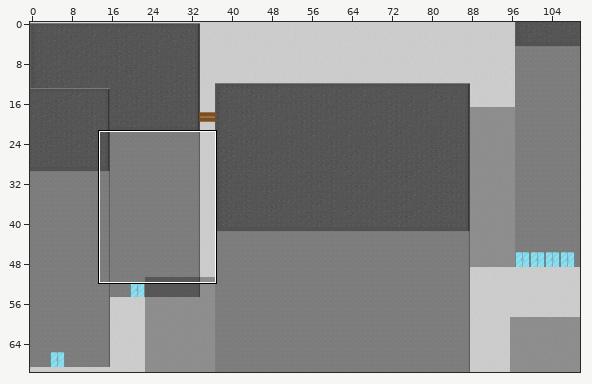
One commit to this Tiled map (JSON): main/resources/worlds/RoofTopBeginning.json. The picture above shows the old version from afar; the outline marks the close-up.
Close-up. Before the commit:
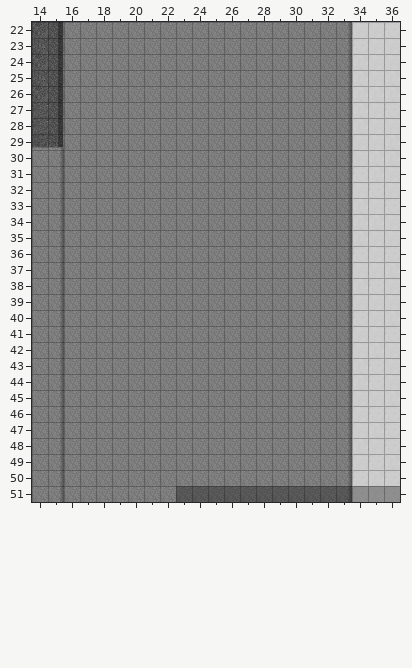
Cells are 16x16 px. Shown: x 14..36, y 22..51. The commit also changed other parts of the map, which this record leaves out.
Once edited:
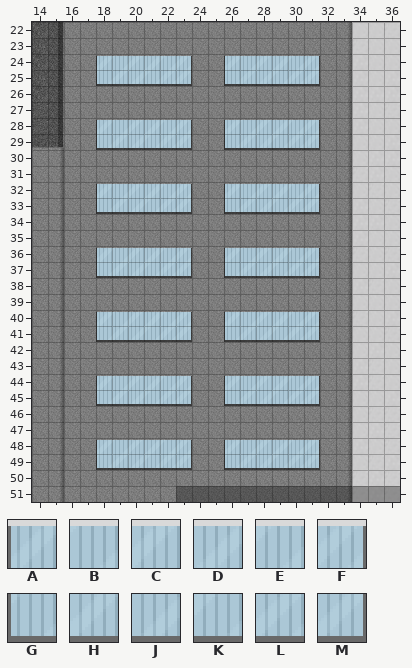
Key: from "Window6_tilesheet": A 0, B 1, C 2, D 3, E 4, F 5, G 6, H 7, J 8, K 9, L 10, M 11.
_ is an empty cell.
Tiles of an added or newly shown layer are drawn over the layers below it.
Diff:
Layer "windows" (added):
y 24: x 18..23 ______ -> ABCDEF; x 26..31 ______ -> ABCDEF
y 25: x 18..23 ______ -> GHJKLM; x 26..31 ______ -> GHJKLM
y 28: x 18..23 ______ -> ABCDEF; x 26..31 ______ -> ABCDEF
y 29: x 18..23 ______ -> GHJKLM; x 26..31 ______ -> GHJKLM
y 32: x 18..23 ______ -> ABCDEF; x 26..31 ______ -> ABCDEF
y 33: x 18..23 ______ -> GHJKLM; x 26..31 ______ -> GHJKLM
y 36: x 18..23 ______ -> ABCDEF; x 26..31 ______ -> ABCDEF
y 37: x 18..23 ______ -> GHJKLM; x 26..31 ______ -> GHJKLM
y 40: x 18..23 ______ -> ABCDEF; x 26..31 ______ -> ABCDEF
y 41: x 18..23 ______ -> GHJKLM; x 26..31 ______ -> GHJKLM
y 44: x 18..23 ______ -> ABCDEF; x 26..31 ______ -> ABCDEF
y 45: x 18..23 ______ -> GHJKLM; x 26..31 ______ -> GHJKLM
y 48: x 18..23 ______ -> ABCDEF; x 26..31 ______ -> ABCDEF
y 49: x 18..23 ______ -> GHJKLM; x 26..31 ______ -> GHJKLM
